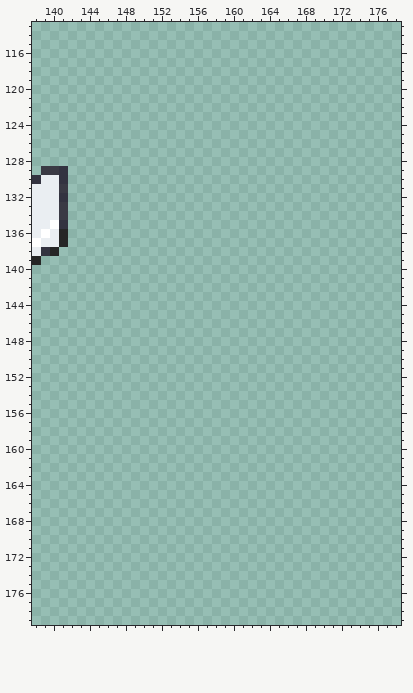
Two states of a pixel-art file, resources/sprites.aseprite. That is the earlier state.
256x256 pixels, 1 frame. Colours within 5 levels of each other are drawn and written as one. Shown: x 138..178, y 113..179.
After the commit:
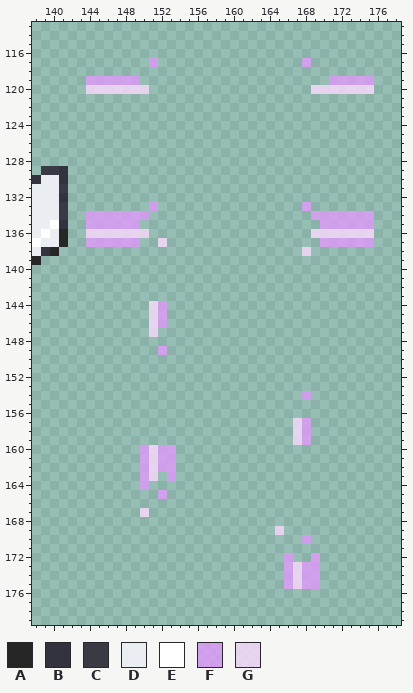
Palette (. is transparent): A #262626  B #333340  C #3a3a44  D #eaeef2  E #ffffff  F #e498ffc0  G #fddbffc9
Change:
{"y":117,"x":151,"old":".","new":"F"}
{"y":117,"x":168,"old":".","new":"F"}
{"y":119,"x":144,"old":"......","new":"FFFFFF"}
{"y":119,"x":171,"old":".....","new":"FFFFF"}
{"y":120,"x":144,"old":".......","new":"GGGGGGG"}
{"y":120,"x":169,"old":".......","new":"GGGGGGG"}
{"y":133,"x":151,"old":".","new":"F"}
{"y":133,"x":168,"old":".","new":"F"}
{"y":134,"x":144,"old":".......","new":"FFFFFFF"}
{"y":134,"x":169,"old":".......","new":"FFFFFFF"}
{"y":135,"x":144,"old":"......","new":"FFFFFF"}
{"y":135,"x":170,"old":"......","new":"FFFFFF"}
{"y":136,"x":144,"old":".......","new":"GGGGGGG"}
{"y":136,"x":169,"old":".......","new":"GGGGGGG"}
{"y":137,"x":144,"old":"......","new":"FFFFFF"}
{"y":137,"x":152,"old":".","new":"G"}
{"y":137,"x":170,"old":"......","new":"FFFFFF"}
{"y":138,"x":168,"old":".","new":"G"}
{"y":144,"x":151,"old":"..","new":"GF"}
{"y":145,"x":151,"old":"..","new":"GF"}
{"y":146,"x":151,"old":"..","new":"GF"}
{"y":147,"x":151,"old":".","new":"G"}
{"y":149,"x":152,"old":".","new":"F"}
{"y":154,"x":168,"old":".","new":"F"}
{"y":157,"x":167,"old":"..","new":"GF"}
{"y":158,"x":167,"old":"..","new":"GF"}
{"y":159,"x":167,"old":"..","new":"GF"}
{"y":160,"x":150,"old":"....","new":"FGFF"}
{"y":161,"x":150,"old":"....","new":"FGFF"}
{"y":162,"x":150,"old":"....","new":"FGFF"}
{"y":163,"x":150,"old":"..","new":"FG"}
{"y":163,"x":153,"old":".","new":"F"}
{"y":164,"x":150,"old":".","new":"F"}
{"y":165,"x":152,"old":".","new":"F"}
{"y":167,"x":150,"old":".","new":"G"}
{"y":169,"x":165,"old":".","new":"G"}
{"y":170,"x":168,"old":".","new":"F"}
{"y":172,"x":166,"old":".","new":"F"}
{"y":172,"x":169,"old":".","new":"F"}
{"y":173,"x":166,"old":"....","new":"FGFF"}
{"y":174,"x":166,"old":"....","new":"FGFF"}
{"y":175,"x":166,"old":"....","new":"FGFF"}
{"label":"added","picture_box":[86,58,158,94]}
{"label":"added","picture_box":[302,58,374,94]}
{"label":"added","picture_box":[86,202,167,247]}
{"label":"added","picture_box":[302,202,374,256]}
{"label":"added","picture_box":[149,301,167,355]}
{"label":"added","picture_box":[293,391,311,445]}
{"label":"added","picture_box":[140,445,176,517]}
{"label":"added","picture_box":[275,526,320,589]}
